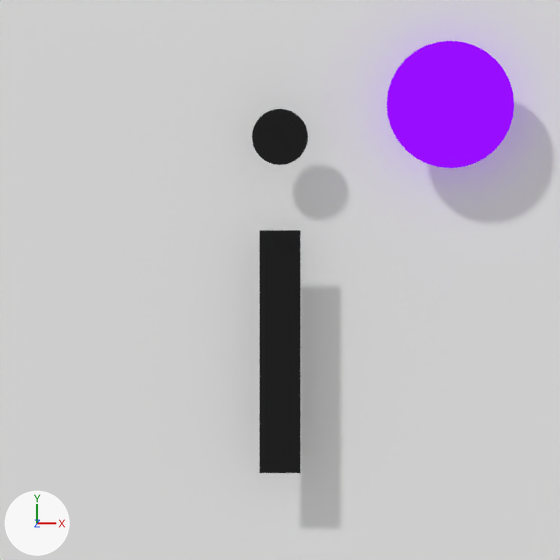
The Blender file resource_dev/ui-elements.blend, before and after one commit.
One viewpoint serves both versions: the file's camera 'Camera'. The axes (+X, +Y, +Z) are drawn at lower left. The lights are the same throughout.

In view in the first picture: 'Info', 'Notification', 'Shadow'.
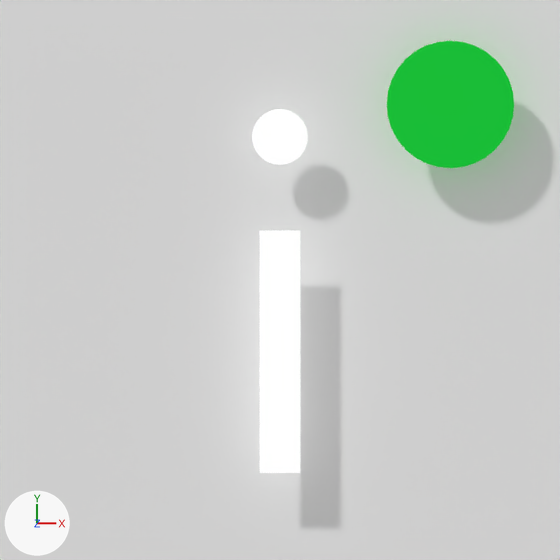
Commit message: Update notifications in progress.

Pixel boxes (x1, y1, x2, y2) of what changed, in the pictures (560 x 560 px):
'Notification', recoloured (purple to green)
    both: (387, 41, 514, 168)
'Info', recoloured (black to white)
    both: (252, 109, 308, 473)

Edits to the bpy script that builds the scene:
```text
Change mat_notification:
    mat_notification.base_color: (0.314, 0.00403, 1.0) -> (0.0102, 0.507, 0.0374)  # purple #980dff -> green #1abd36
Add mat_bright:
    mat_bright = emission_material('Bright')
    mat_bright.base_color = (1.0, 1.0, 1.0)  # white #ffffff
Change me_plane:
    where me_plane.from_pydata(...)  # 36 vertices, 2 faces; spans x -0.17..0.17, y -1.45..0.82, z 0.0
    remove me_plane.materials.append(mat_dark)  # black #1f1f1f
    add me_plane.materials.append(mat_bright)  # white #ffffff
```
